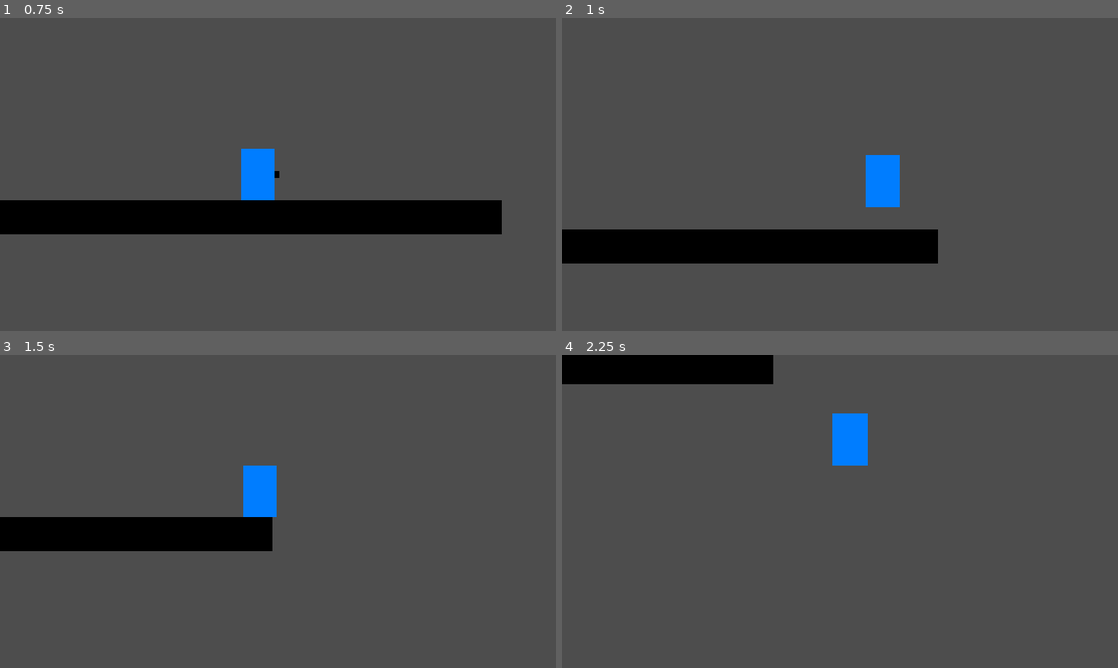
Above: before the commit, frames 1-4 (two rows, left to right).
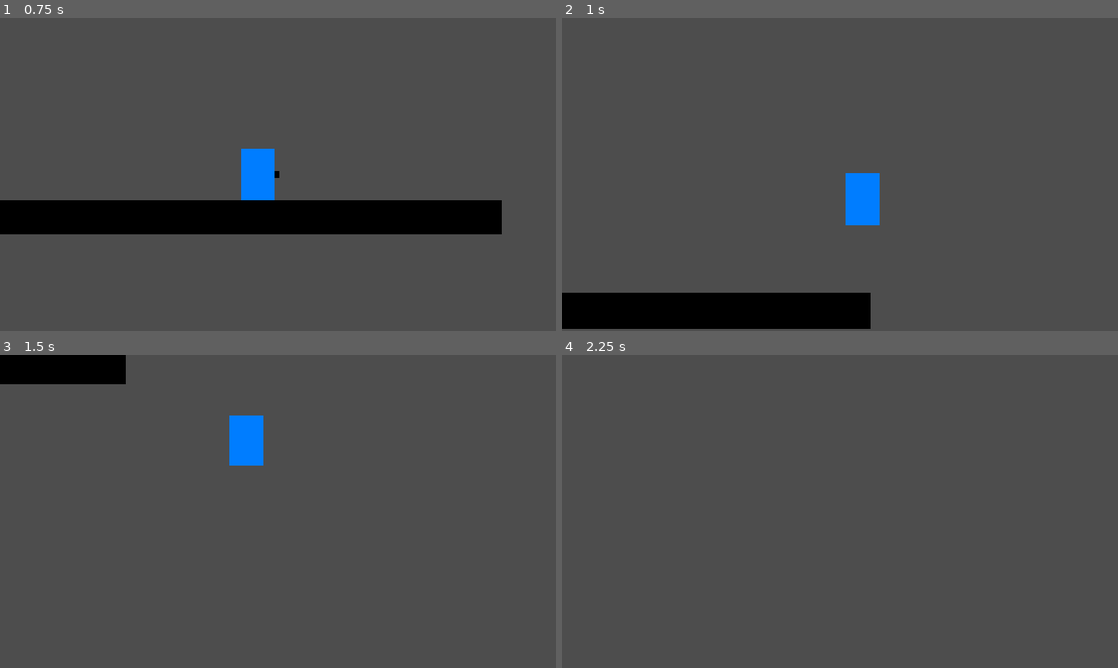
Above: after the commit, the same moments.

Repository: tinsor1/platformer
Game: Godot game, scene res://test.tscn
Two runs of this game, one before a commit and one after it. Both use one fixed random seed, a clock stepped at 60 frames per second and the inputs below.
Inputs:
- Up to frame 1 (0.75 s): hold D (Move Right) from 0.53 s (still down); tap Shift (Aim) at 0.6 s
- Up to frame 2 (1 s): keep holding D (Move Right); tap Space (Jump) at 0.77 s; tap L (Dash) at 0.8 s
- Up to frame 3 (1.5 s): keep holding D (Move Right); tap L (Dash) at 1.35 s
- Up to frame 4 (2.25 s): tap Space (Jump) at 1.52 s; tap J (Attack, bound only after the commit) at 1.55, 2.1 s; release D (Move Right) at 2.03 s; hold A (Move Left) from 2.03 s (still down)

Frame 1 is identical in both runs. In frame 2, 15% of the frame differs, in the area x 0-68%, y 43-100%; in frame 3, 9.4%; in frame 4, 4.6%.

Commit message:
Began work on shooting and organized the filesystem

Diff:
--- /dev/null
+++ b/Player/Projectiles/bullet.gd
@@ -0,0 +1,12 @@
+extends Area2D
+
+var velocity: Vector2 = Vector2.ZERO
+
+func _ready():
+	body_entered.connect(on_body_entered)
+
+func on_body_entered(_body: Node):
+	queue_free()
+
+func _process(delta):
+	position += velocity * delta
--- /dev/null
+++ b/Player/Projectiles/bullet.tscn
@@ -0,0 +1,6 @@
+[gd_scene format=3 uid="uid://8a4fs7xre8ae"]
+
+[ext_resource type="Script" uid="uid://b8ddmjl6ah2qr" path="res://Player/Projectiles/bullet.gd" id="1_rbaos"]
+
+[node name="Bullet" type="Area2D" unique_id=10879237]
+script = ExtResource("1_rbaos")
--- a/player.gd
+++ b/Player/player.gd
@@ -1,4 +1,10 @@
 extends CharacterBody2D
+
+@export_category("Upgrades")
+@export var dash: bool = true
+@export var dash_upgrade: bool = true
+@export var gun: bool = true
+@export var sword: bool = true
 
 @export_category("Input")
 @export var input_dir: Vector2 = Vector2.ZERO
@@ -10,7 +16,8 @@
 @export var jump_force: float = 400.0
 
 @export_category("Dashing")
-var available_dashes: int = 3
+@export var dashes: int = 1
+var available_dashes: int = dashes
 @export var dash_dist: float = 100.0
 var can_redash: bool = false
 @export var redash_window_length: float = 0.5
@@ -25,7 +32,7 @@
 var aim_dir: Vector2 = Vector2.RIGHT
 @export var gun_rot_speed: float = 10.0
 @export var gun_hold_dist: Vector2 = Vector2(20, 30)
-@onready var gun: MeshInstance2D = $Gun
+@onready var gun_sprite: MeshInstance2D = $Gun
 var gun_offset: Vector2 = Vector2.ZERO
 
 # camera
@@ -38,10 +45,10 @@
 	if !is_on_floor():
 		velocity += get_gravity() * delta
 
+	upgrades()
 	gather_inputs()
 	move_cam(delta)
 
-	# redash window
 	if can_redash:
 		redash_window(delta)
 	elif locked:
@@ -51,6 +58,12 @@
 
 	move_gun(delta)
 	move_and_slide()
+
+func upgrades():
+	if dash_upgrade:
+		dashes = 3
+	else:
+		dashes = 1
 
 func gather_inputs():
 	# basic movement
@@ -67,14 +80,21 @@
 		Input.get_axis("Look Up", "Look Down")
 	).normalized()
 	# free aim
-	if Input.is_action_just_pressed("Aim"):
-		locked = true
-	if Input.is_action_just_released("Aim"):
-		locked = false
-		gun_offset = Vector2.ZERO
+	if gun:
+		if Input.is_action_just_pressed("Aim"):
+			locked = true
+		if Input.is_action_just_released("Aim"):
+			locked = false
+			gun_offset = Vector2.ZERO
 	# dashing
-	if Input.is_action_just_pressed("Dash") && !dash_on_cooldown:
+	if Input.is_action_just_pressed("Dash") && !dash_on_cooldown && dash:
 		start_dash()
+	# sword
+	if Input.is_action_just_pressed("Attack"):
+		if sword && !locked:
+			pass
+		if gun && locked:
+			shoot()
 
 func redash_window(delta):
 	redash_timer -= delta
@@ -87,7 +107,6 @@
 		dash_cooldown_timer -= delta
 		if dash_cooldown_timer <= 0:
 			dash_on_cooldown = false
-			available_dashes = 3
 	movement(delta)
 
 func free_aim():
@@ -104,8 +123,8 @@
 		facing_dir = 1
 
 func move_gun(delta):
-	gun.position = gun.position.lerp(gun_offset * gun_hold_dist, gun_rot_speed * delta)
-	gun.look_at(position)
+	gun_sprite.position = gun_sprite.position.lerp(gun_offset * gun_hold_dist, gun_rot_speed * delta)
+	gun_sprite.look_at(position)
 
 func jump():
 	velocity.y = -jump_force
@@ -143,10 +162,13 @@
 		end_dash()
 
 func end_dash():
-	available_dashes = 3
+	available_dashes = dashes
 	can_redash = false
 	dash_on_cooldown = true
 	dash_cooldown_timer = dash_cooldown
+
+func shoot():
+	pass
 
 func move_cam(delta):
 	# move ahead according to player velocity
--- a/player.tscn
+++ b/Player/player.tscn
@@ -1,6 +1,6 @@
 [gd_scene format=3 uid="uid://wkcam2kuolhf"]
 
-[ext_resource type="Script" uid="uid://dqj7yeah8iol6" path="res://player.gd" id="1_4flbx"]
+[ext_resource type="Script" uid="uid://dqj7yeah8iol6" path="res://Player/player.gd" id="1_4flbx"]
 
 [sub_resource type="RectangleShape2D" id="RectangleShape2D_sh265"]
 size = Vector2(20, 30)
--- a/project.godot
+++ b/project.godot
@@ -73,6 +73,12 @@
 , Object(InputEventJoypadMotion,"resource_local_to_scene":false,"resource_name":"","device":-1,"axis":4,"axis_value":1.0,"script":null)
 ]
 }
+Attack={
+"deadzone": 0.2,
+"events": [Object(InputEventKey,"resource_local_to_scene":false,"resource_name":"","device":-1,"window_id":0,"alt_pressed":false,"shift_pressed":false,"ctrl_pressed":false,"meta_pressed":false,"pressed":false,"keycode":0,"physical_keycode":74,"key_label":0,"unicode":106,"location":0,"echo":false,"script":null)
+, Object(InputEventJoypadButton,"resource_local_to_scene":false,"resource_name":"","device":-1,"button_index":2,"pressure":0.0,"pressed":false,"script":null)
+]
+}
 
 [physics]
 
@@ -83,3 +89,4 @@
 rendering_device/driver.windows="d3d12"
 renderer/rendering_method="gl_compatibility"
 renderer/rendering_method.mobile="gl_compatibility"
+textures/vram_compression/import_etc2_astc=true
--- a/test.tscn
+++ b/test.tscn
@@ -1,6 +1,6 @@
 [gd_scene format=3 uid="uid://cj66lfypp2361"]
 
-[ext_resource type="PackedScene" uid="uid://wkcam2kuolhf" path="res://player.tscn" id="1_37kl0"]
+[ext_resource type="PackedScene" uid="uid://wkcam2kuolhf" path="res://Player/player.tscn" id="1_37kl0"]
 
 [sub_resource type="RectangleShape2D" id="RectangleShape2D_37kl0"]
 size = Vector2(325, 20)
Not shown, added: Player/Projectiles/bullet.gd.uid
Renamed: player.gd.uid -> Player/player.gd.uid
Not shown, added: export_presets.cfg
Not shown, added: .DS_Store
